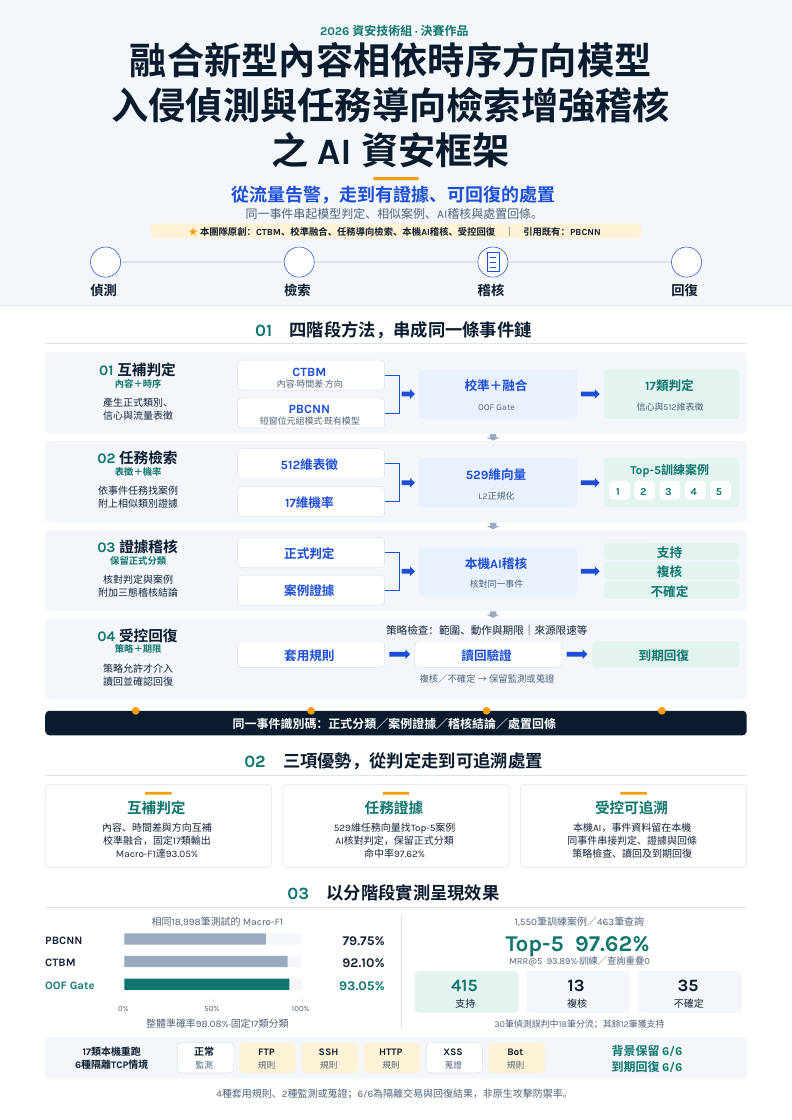
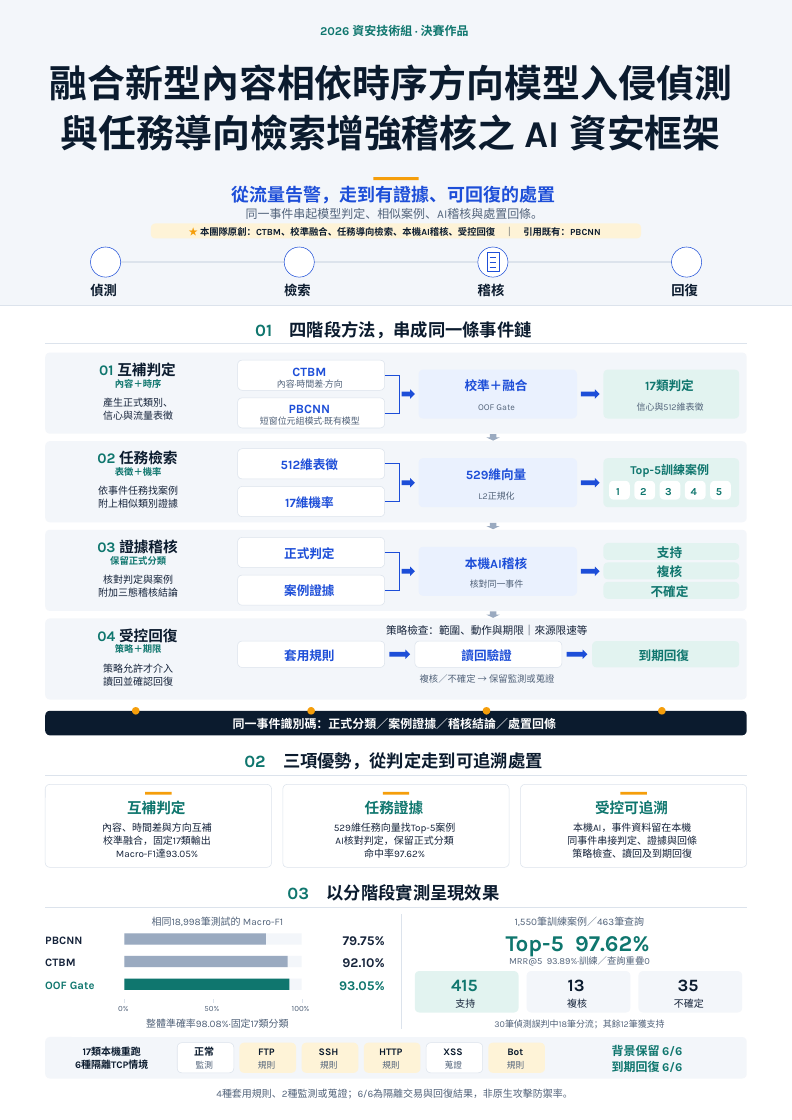
Before and after one commit to Lily09-project/innoserve-competition, a slide deck: slide 1 of deliverables/決賽海報_AI資安框架_A2.pptx. Drawn at 792x1120 pixels with LibreOffice and Linux fonts; fonts in the diff are those of the drawing; background and template pictures are left out. Boxes give left, top, right and bottom in pixels: in the first picture for what was removed or moved away, otherwise in the second. Text is boxed around its words. In the diff, an @@ line names an element or a change of style, - is before the commit and + after.

```diff
--- a/deliverables/決賽海報_AI資安框架_A2.pptx
+++ b/deliverables/決賽海報_AI資安框架_A2.pptx
@@ text at (49, 64, 732, 151): text changed; size 56 to 57 pt @@
-融合新型內容相依時序方向模型
-入侵偵測與任務導向檢索增強稽核
-之 AI 資安框架
+融合新型內容相依時序方向模型入侵偵測
+與任務導向檢索增強稽核之 AI 資安框架
```
Also in this commit, not shown: 11 other files.
